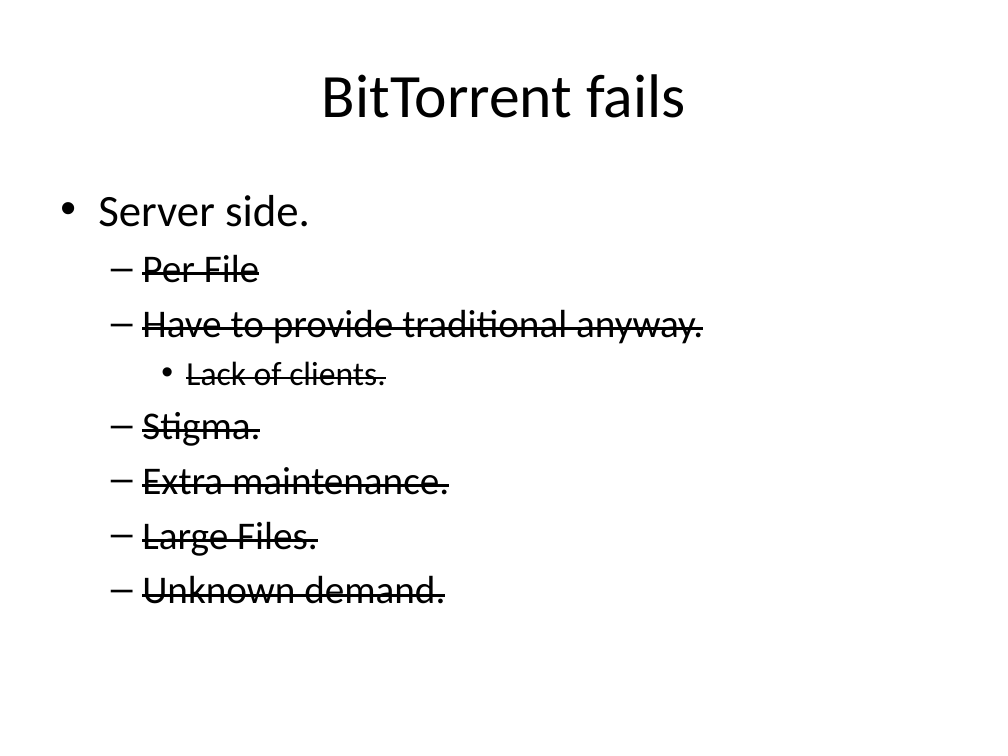
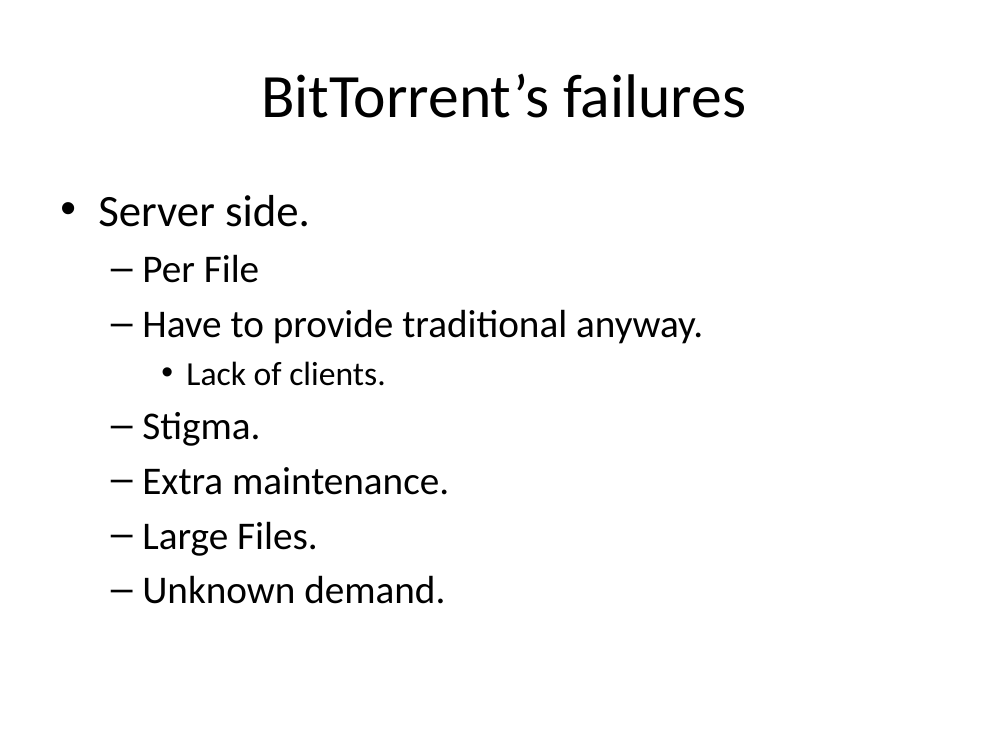
Before and after one commit to rdp/p2pwebclient, a slide deck: slide 38 of thesis_presentation/How to Make the Internet Faster.pptx (slide 36 before the commit). Drawn at 1008x756 pixels with LibreOffice and Linux fonts; fonts in the diff are those of the drawing. Boxes give left, top, right and bottom in pixels: in the first picture for what was removed or moved away, otherwise in the second. Text is boxed around its words. In the diff, an @@ line names an element or a change of style, - is before the commit and + after.

```diff
--- a/thesis_presentation/How to Make the Internet Faster.pptx
+++ b/thesis_presentation/How to Make the Internet Faster.pptx
@@ title at (x1=261, y1=74, x2=746, y2=118): text changed @@
-BitTorrent fails
+BitTorrent’s failures
@@ text at (x1=142, y1=254, x2=703, y2=604): strikethrough off @@
```
Also in this commit, not shown: 20 other slides changed, 2 slides added, 2 slides removed.
